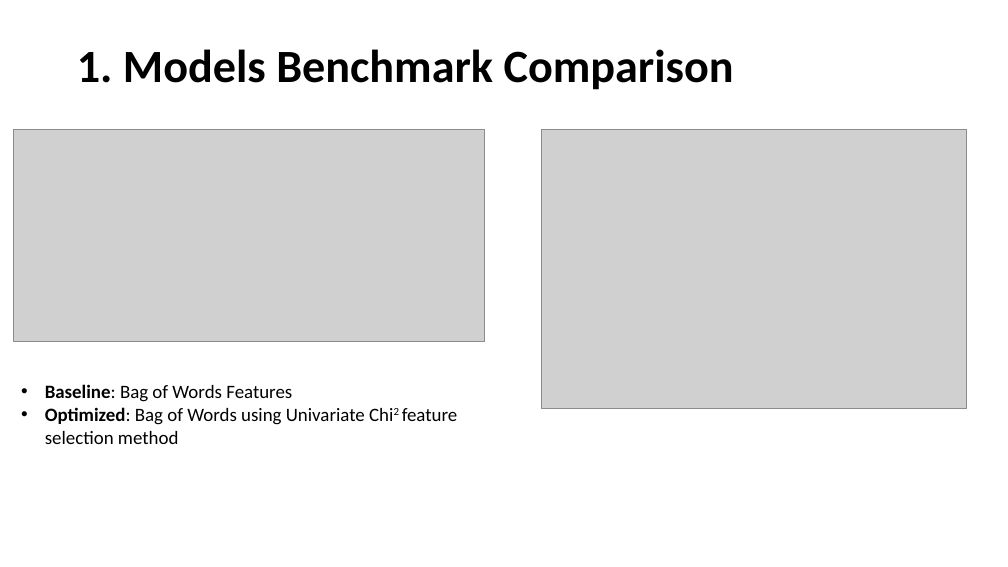
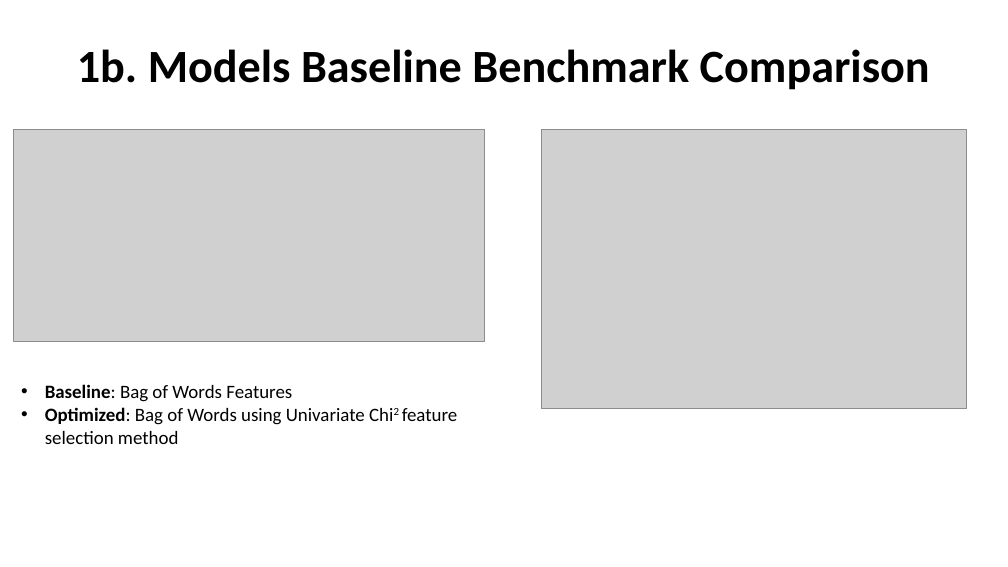
Before and after one commit to CSML1010-3-2020/NLPCourseProject, a slide deck: slide 9 of Milestone02.pptx. Drawn at 1008x567 pixels with LibreOffice and Linux fonts; fonts in the diff are those of the drawing; grey boxes stand for pictures. Boxes give left, top, right and bottom in pixels: in the first picture for what was removed or moved away, otherwise in the second. Text is boxed around its words. In the diff, an @@ line names an element or a change of style, - is before the commit and + after.

```diff
--- a/Milestone02.pptx
+++ b/Milestone02.pptx
@@ title at (77, 49, 930, 90): text changed @@
-1. Models Benchmark Comparison
+1b. Models Baseline Benchmark Comparison
```
Also in this commit, not shown: 8 other slides changed.
